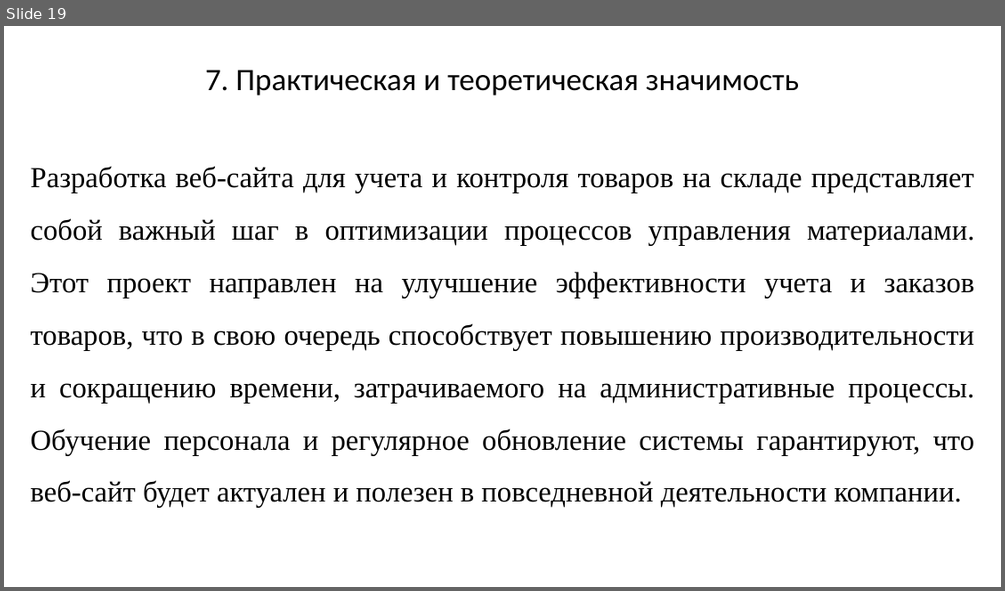
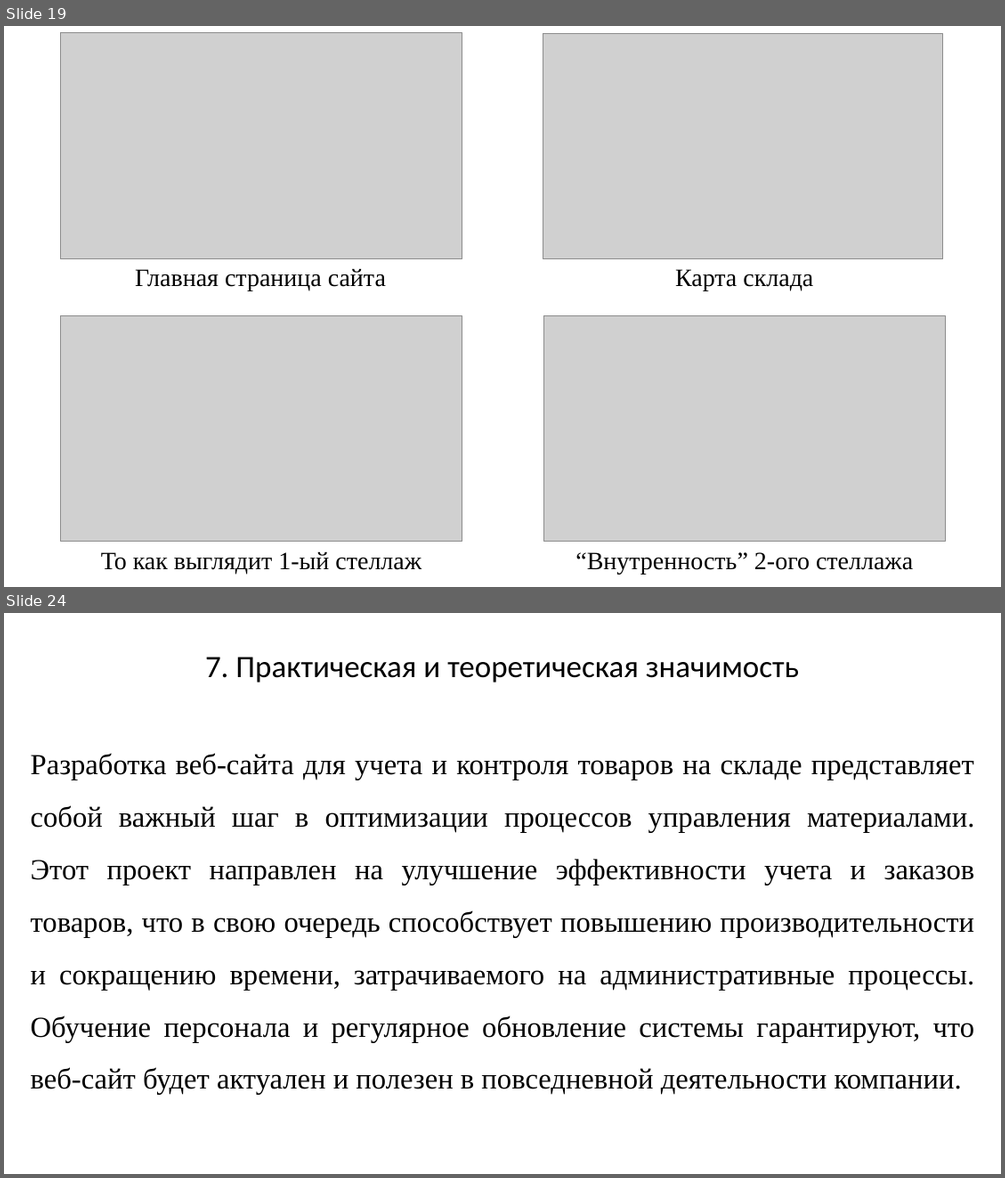
Before and after one commit to k-bar-n/FDB-ar, a slide deck: resources/Мультимедийная презентация.pptx. Shown one above the other, each under a label of ours: slide 19 before the commit, slides 19 and 24 after it; the slides between them are not shown. The pictures are 1005x591 and 1005x1178 pixels, drawn with LibreOffice and Linux fonts; fonts in the diff are those of the drawing; grey boxes stand for pictures. Boxes give left, top, right and bottom in pixels: in the first picture for what was removed or moved away, otherwise in the second. Text is boxed around its words. In the diff, an @@ line names an element or a change of style, - is before the commit and + after.

```diff
--- a/resources/Мультимедийная презентация.pptx
+++ b/resources/Мультимедийная презентация.pptx
@@ slide 19 added at [4,26,1001,587], background #FFFFFF @@
@@ picture added at [61,33,462,258] @@
@@ picture added at [543,33,943,258] @@
@@ text added at [135,268,386,291], 24 pt, text #000000 @@
+Главная страница сайта
@@ text added at [675,269,813,291], 24 pt, text #000000 @@
+Карта склада
@@ picture added at [61,315,462,541] @@
@@ picture added at [544,315,946,541] @@
@@ text added at [101,551,421,574], 24 pt, text #000000 @@
+То как выглядит 1-ый стеллаж
@@ text added at [575,552,913,574], 24 pt, text #000000 @@
+“Внутренность” 2-ого стеллажа
@@ what was slide 19 is now slide 24 @@
```
Also in this commit, not shown: 3 slides changed, 4 other slides added, 2 other files.
